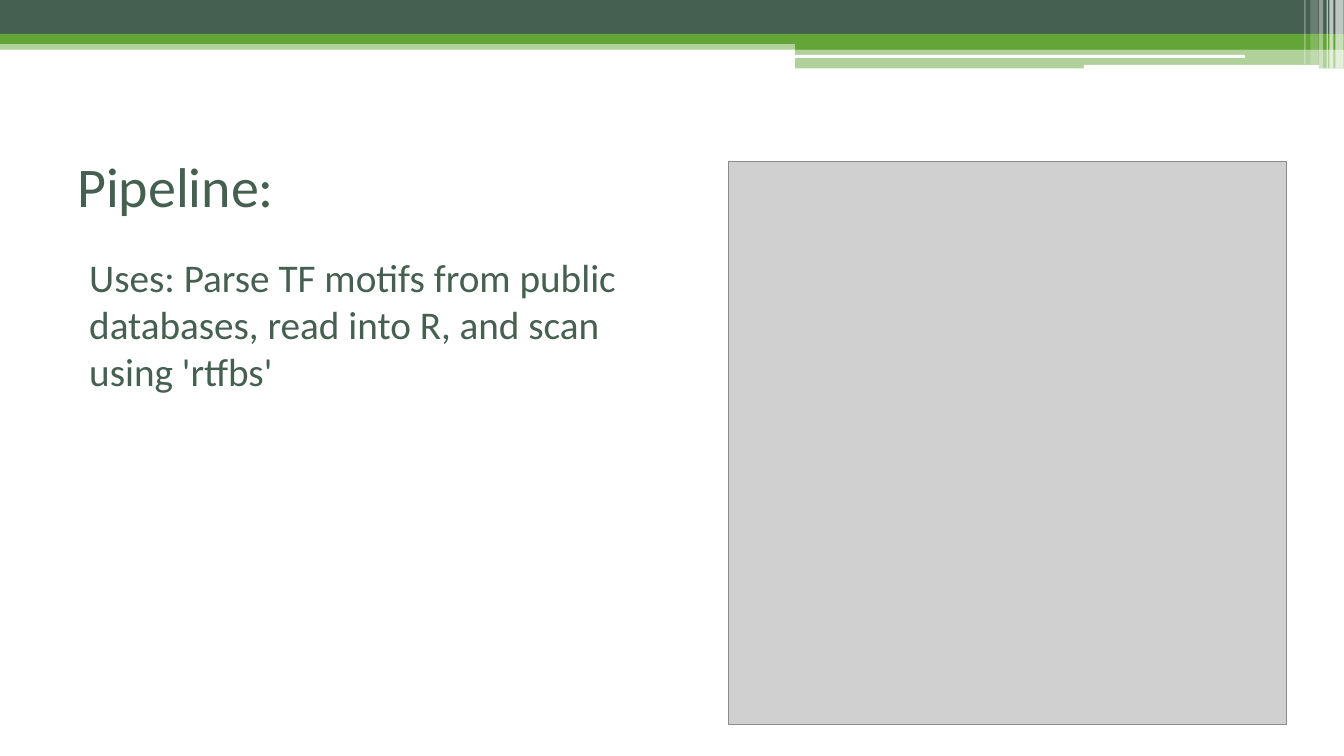
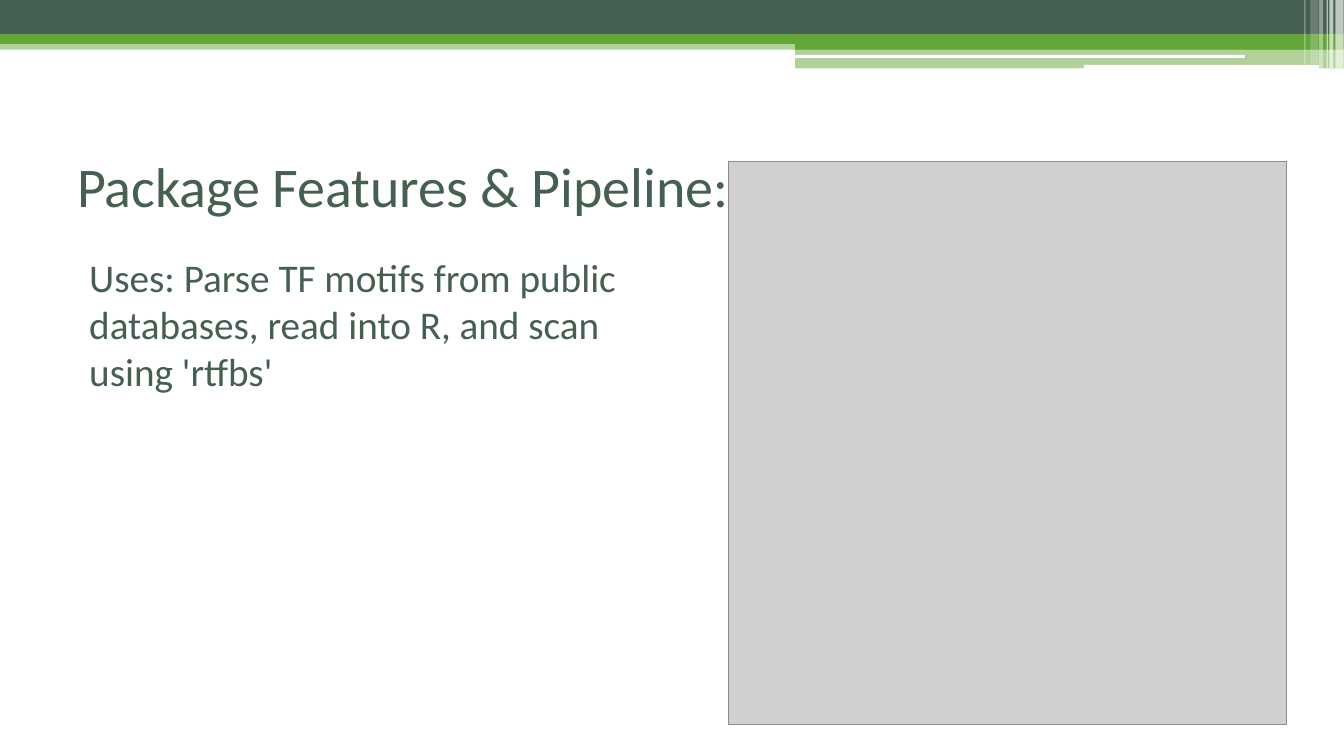
Before and after one commit to Danko-Lab/rtfbs_db, a slide deck: slide 4 of rtfbsdb-tutorial.pptx (slide 3 before the commit). Drawn at 1344x756 pixels with LibreOffice and Linux fonts; fonts in the diff are those of the drawing; grey boxes stand for pictures. Boxes give left, top, right and bottom in pixels: in the first picture for what was removed or moved away, otherwise in the second. Text is boxed around its words. In the diff, an @@ line names an element or a change of style, - is before the commit and + after.

```diff
--- a/rtfbsdb-tutorial.pptx
+++ b/rtfbsdb-tutorial.pptx
@@ title at <box>77,161,729,220</box>: text changed @@
-Pipeline:
+Package Features & Pipeline:
```
Also in this commit, not shown: 7 other slides changed, 5 slides added, 16 other files.
